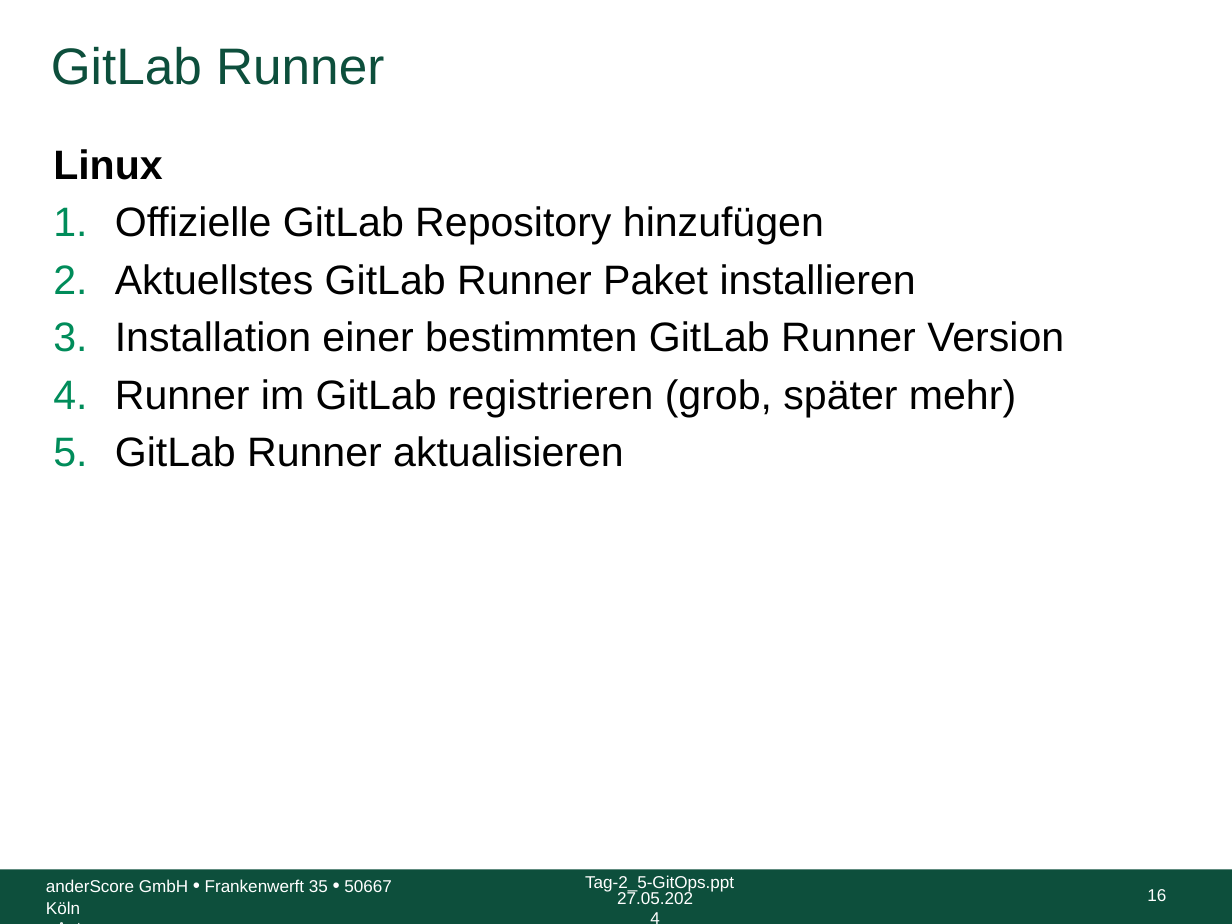
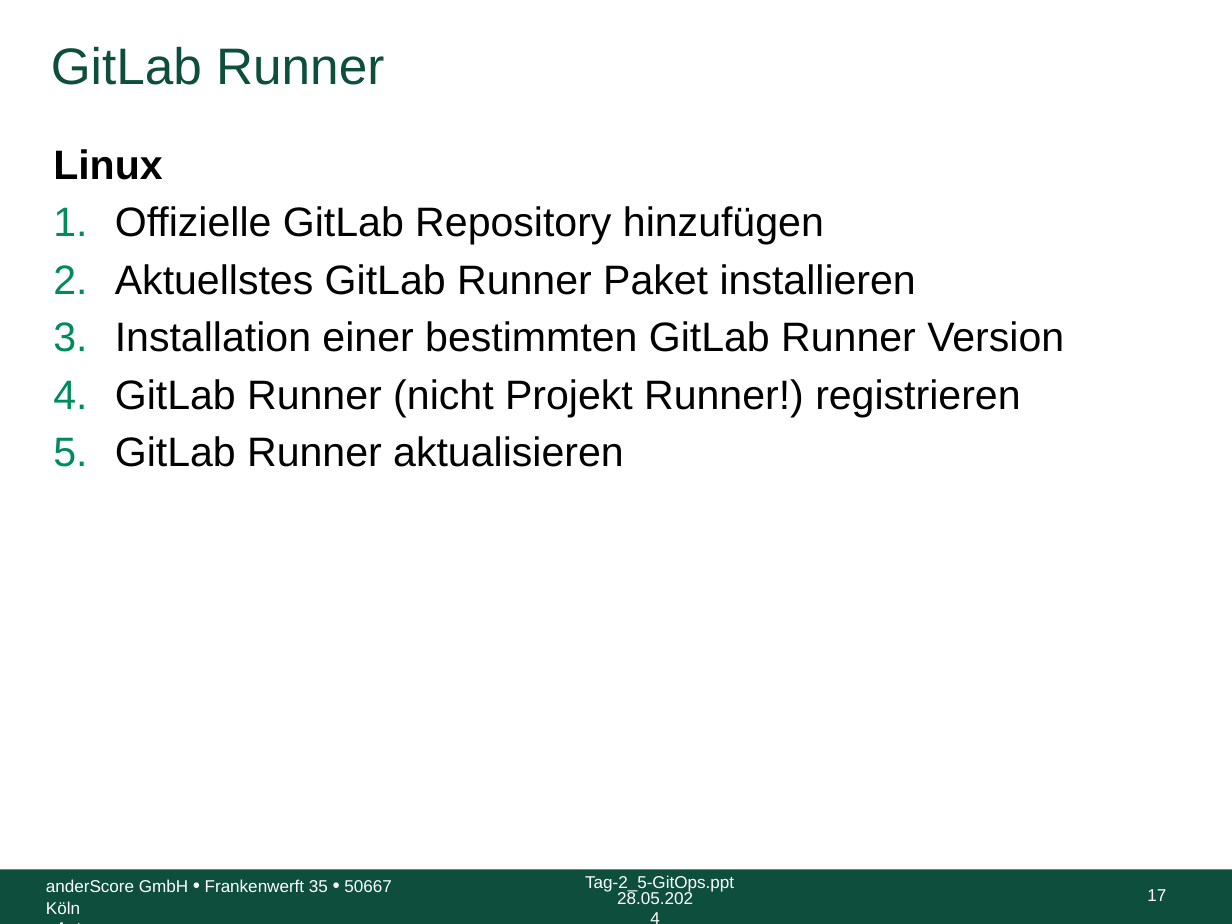
Before and after one commit to anderscore-gmbh/gitlab, a slide deck: slide 17 of slides/Tag-3_2-GitLab-Runner-Container-Registry.pptx (slide 16 before the commit). Drawn at 1232x924 pixels with LibreOffice and Linux fonts; fonts in the diff are those of the drawing; background and template pictures are left out. Boxes give left, top, right and bottom in pixels: in the first picture for what was removed or moved away, otherwise in the second. Text is boxed around its words. In the diff, an @@ line names an element or a change of style, - is before the commit and + after.

Commit message:
Tag-3_2: Neues Projekt sowie neue Pipeline erstellen.

```diff
--- a/slides/Tag-3_2-GitLab-Runner-Container-Registry.pptx
+++ b/slides/Tag-3_2-GitLab-Runner-Container-Registry.pptx
@@ text at (115, 379, 1020, 417): text changed @@
-4. Runner im GitLab registrieren (grob, später mehr)
+4. GitLab Runner (nicht Projekt Runner!) registrieren
@@ text at (617, 890, 693, 904): text changed @@
-27.05.2024
+28.05.2024
@@ page number at (1147, 889, 1166, 901): text changed @@
-16
+17
```
Also in this commit, not shown: 27 other slides changed, 8 slides added, 1 other file.
